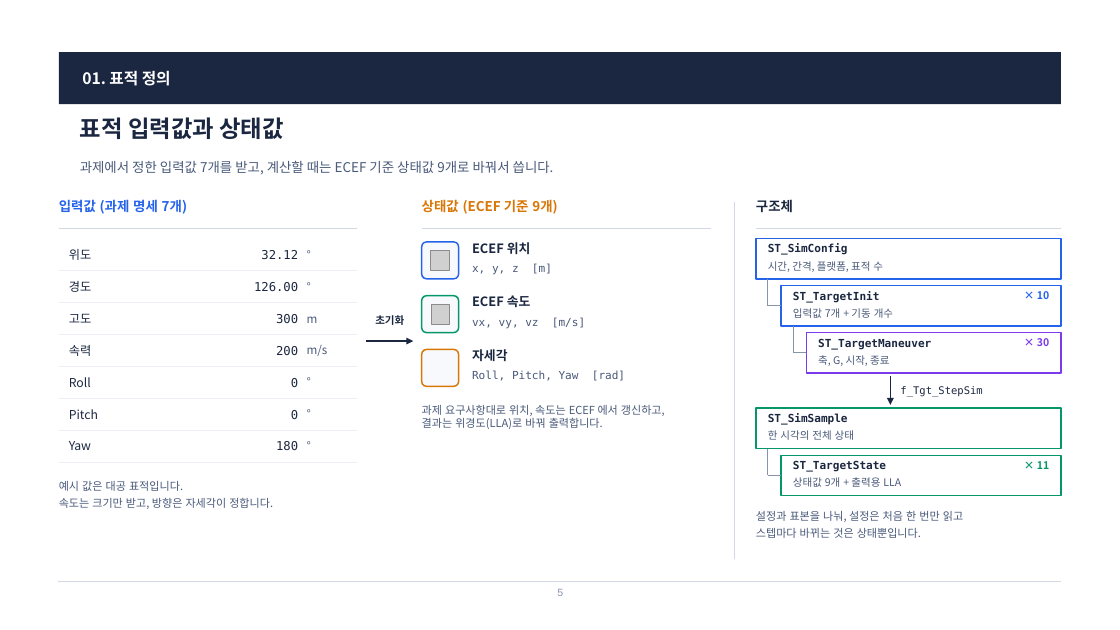
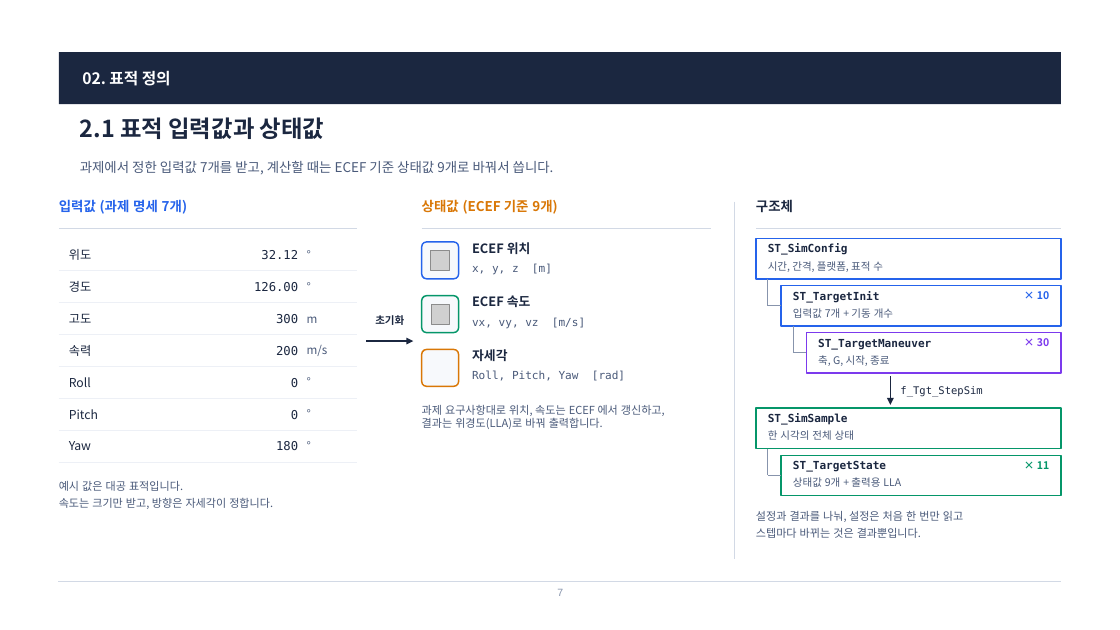
Before and after one commit to harley-hwan/radar-sw-study, a slide deck: slide 7 of Part3_TargetSim/ref/산출물/Chapter3_TargetSim.pptx (slide 5 before the commit). Drawn at 1120x630 pixels with LibreOffice and Linux fonts; fonts in the diff are those of the drawing; grey boxes stand for pictures; background and template pictures are left out. Boxes give left, top, right and bottom in pixels: in the first picture for what was removed or moved away, otherwise in the second. Text is boxed around its words. In the diff, an @@ line names an element or a change of style, - is before the commit and + after.

```diff
--- a/Part3_TargetSim/ref/산출물/Chapter3_TargetSim.pptx
+++ b/Part3_TargetSim/ref/산출물/Chapter3_TargetSim.pptx
@@ text at box(82, 70, 171, 86): text changed @@
-01. 표적 정의
+02. 표적 정의
@@ text at box(80, 117, 324, 139): text changed @@
-표적 입력값과 상태값
+2.1 표적 입력값과 상태값
@@ text at box(756, 511, 963, 538): text changed @@
-설정과 표본을 나눠, 설정은 처음 한 번만 읽고
-스텝마다 바뀌는 것은 상태뿐입니다.
+설정과 결과를 나눠, 설정은 처음 한 번만 읽고
+스텝마다 바뀌는 것은 결과뿐입니다.
@@ text at box(557, 589, 563, 596): text changed @@
-5
+7
```
Also in this commit, not shown: 18 other slides changed, 11 slides added, 2 slides removed, 5 other files.
